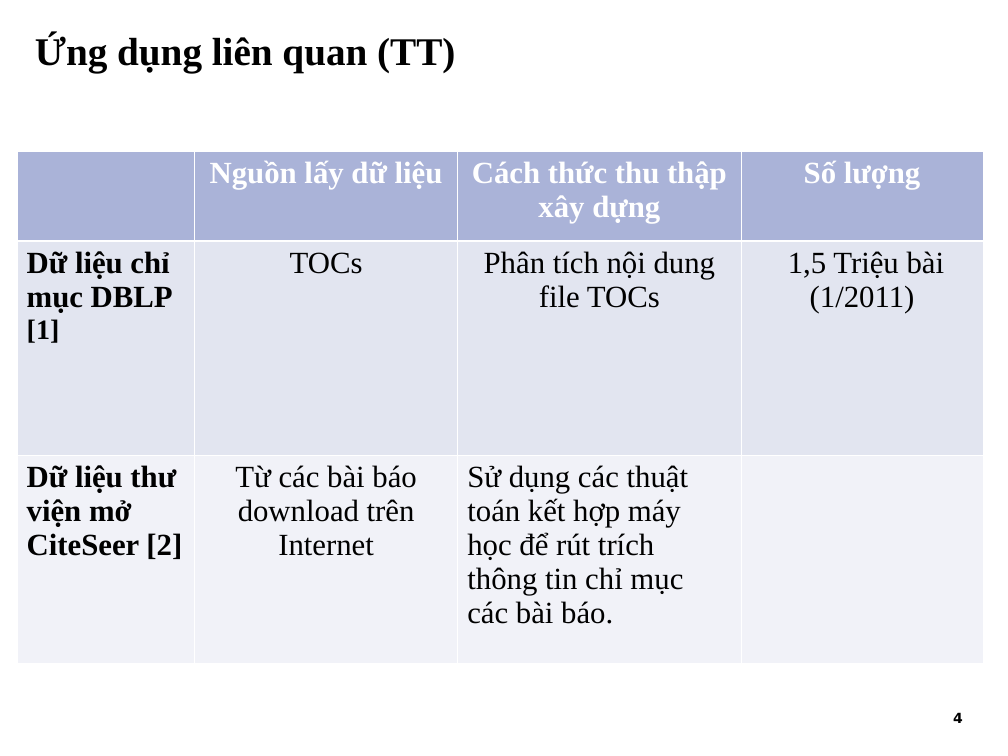
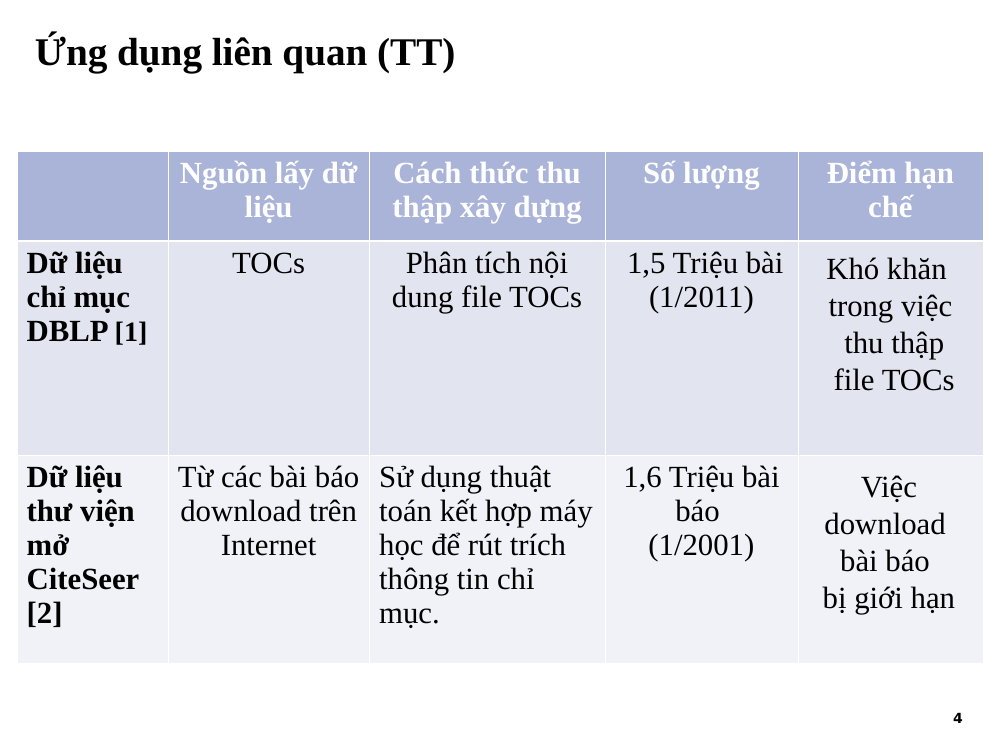
Before and after one commit to tiendv/detaitotnghiep, a slide deck: slide 5 of Report/Slide Baove/Final_slide.ppt. Drawn at 1008x756 pixels with LibreOffice and Linux fonts; fonts in the diff are those of the drawing; background and template pictures are left out. Boxes give left, top, right and bottom in pixels: in the first picture for what was removed or moved away, otherwise in the second. Text is boxed around its words. In the diff, an @@ line names an element or a change of style, - is before the commit and + after.

```diff
--- a/Report/Slide Baove/Final_slide.ppt
+++ b/Report/Slide Baove/Final_slide.ppt
@@ table at (x1=17, y1=151, x2=984, y2=663) @@
-column 3: Cách thức thu thập xây dựng | Phân tích nội dung file TOCs | Sử dụng các thuật toán kết hợp máy học để rút trích thông tin chỉ mục các bài báo.
-column 4: Số lượng | 1,5 Triệu bài (1/2011) | 
+column 3: Cách thức thu thập xây dựng | Phân tích nội dung file TOCs | Sử dụng thuật toán kết hợp máy học để rút trích thông tin chỉ mục.
+column 4: Số lượng | 1,5 Triệu bài (1/2011) | 1,6 Triệu bài báo / (1/2001)
+column 5: Điểm hạn chế |  | 
@@ text added at (x1=826, y1=257, x2=955, y2=391), 22 pt, text #000000 @@
+Khó khăn
+trong việc
+thu thập
+file TOCs
@@ text added at (x1=823, y1=475, x2=955, y2=614), 22 pt, text #000000 @@
+Việc download
+bài báo
+bị giới hạn
```
Also in this commit, not shown: 7 other slides changed.
